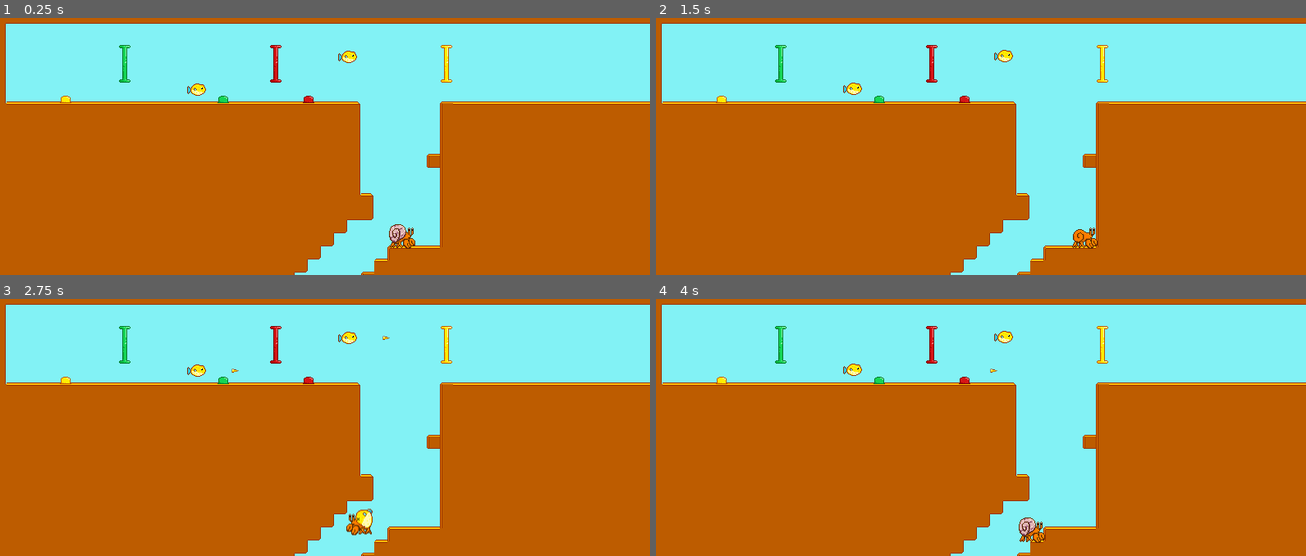
Above: before the commit, frames 1-4 (two rows, left to right).
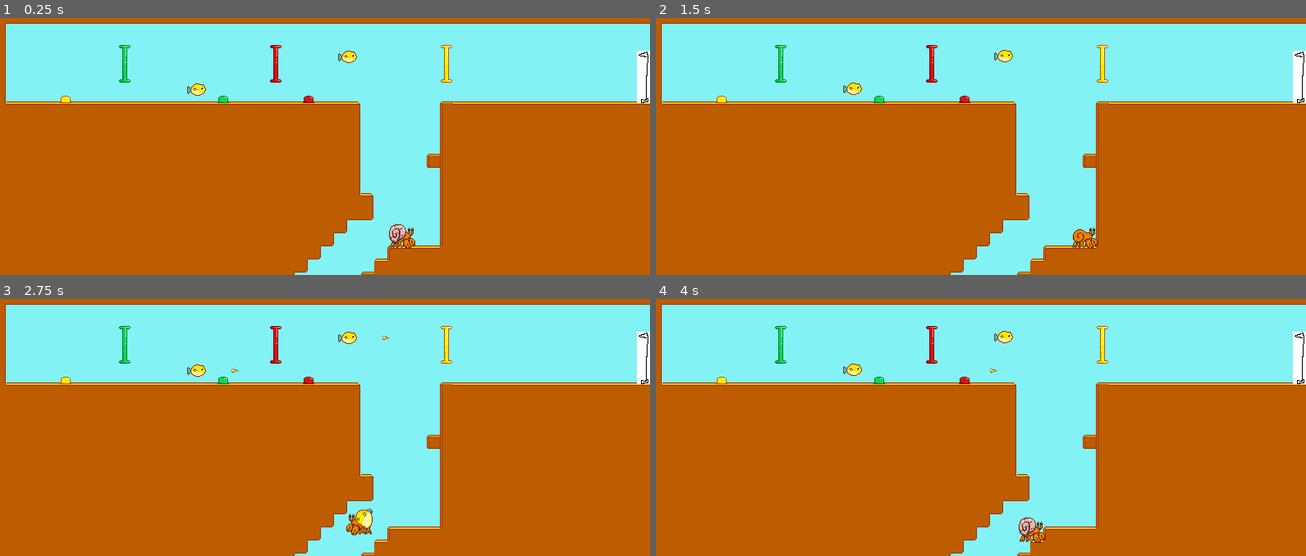
Above: after the commit, the same moments.

Repository: grenmester/from-the-dead
Game: Godot game, scene res://Scenes/Levels/Level4.tscn
Same seed, same stepped clock (60 frames per second), same inputs: the game is played once before the commit and once after it. This scene is started directly instead of the project's main scene.
Inputs (mouse positions are in pixels of both pictures, inside the frame that each line leads up to):
- Up to frame 1 (0.25 s): no input
- Up to frame 2 (1.5 s): move the mouse to (1124, 71) at 0.52 s; hold U 0.53-1.28 s; hold Right (ui_right) from 0.53 s (still down); click (1124, 71) at 0.67 s; tap Space (ui_select) at 0.77 s; move the mouse to (844, 110) at 1.27 s; tap I at 1.35 s
- Up to frame 3 (2.75 s): tap Space (ui_select) at 1.52 s; tap Enter at 2 s; move the mouse to (outside the picture) at 2.02 s; release Right (ui_right) at 2.03 s; hold Left (ui_left) from 2.03 s (still down); hold O from 2.03 s (still down)
- Up to frame 4 (4 s): move the mouse to (942, 445) at 2.77 s; release Left (ui_left) at 2.78 s; release O at 2.78 s; hold Right (ui_right) from 2.78 s (still down); tap P at 2.85 s; click (942, 445) at 2.92 s; tap Space (ui_select) at 3.02, 3.77 s; move the mouse to (1176, 427) at 3.52 s; hold U from 3.53 s (still down)

The runs differ from the first frame. In frame 1, 0.4% of the frame differs, in the area x 97-100%, y 12-34%; in frame 2, 0.4%; in frame 3, 0.4%; in frame 4, 0.4%.

Commit message:
fix: add level4 finish

Diff:
--- a/Scenes/Levels/Level4.tscn
+++ b/Scenes/Levels/Level4.tscn
@@ -1,10 +1,11 @@
-[gd_scene load_steps=6 format=4 uid="uid://caw21ixt8nlnf"]
+[gd_scene load_steps=7 format=4 uid="uid://m1wn6olpw7qc"]
 
 [ext_resource type="TileSet" uid="uid://ggkv3qkr6w05" path="res://Assets/Tileset.tres" id="1_annsx"]
 [ext_resource type="PackedScene" uid="uid://bjq5dgve27xuw" path="res://Scenes/Player.tscn" id="2_qbvga"]
 [ext_resource type="PackedScene" uid="uid://ylygkknlk1hx" path="res://Scenes/Pufferfish.tscn" id="3_qbvga"]
 [ext_resource type="PackedScene" uid="uid://n486i6qibn2m" path="res://Scenes/Objects/Button.tscn" id="4_gpvrs"]
 [ext_resource type="PackedScene" uid="uid://ui4i05cnwa0s" path="res://Scenes/Objects/Door.tscn" id="5_rl5px"]
+[ext_resource type="PackedScene" uid="uid://b86fs5mnvwt2c" path="res://Scenes/Objects/Finish.tscn" id="6_rl5px"]
 
 [node name="Level4" type="Node2D"]
 
@@ -51,3 +52,6 @@
 [node name="Door3" parent="." instance=ExtResource("5_rl5px")]
 position = Vector2(552, 192)
 color = 2
+
+[node name="Finish" parent="." instance=ExtResource("6_rl5px")]
+position = Vector2(792, 208)
